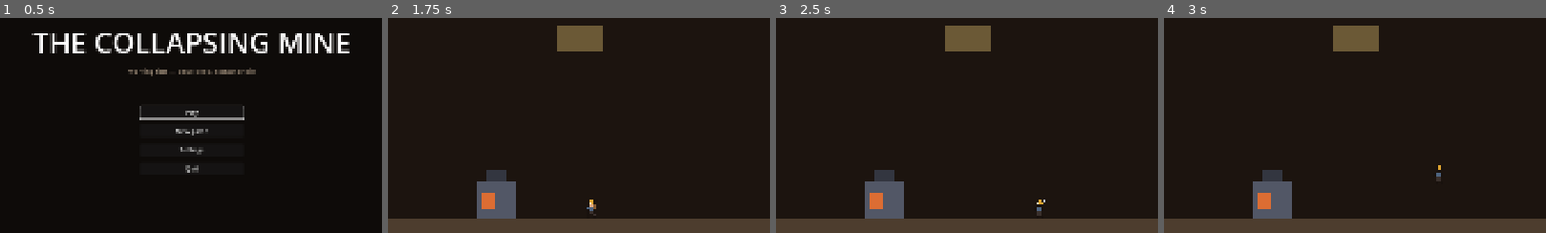
Above: before the commit, frames 1-4 (left to right).
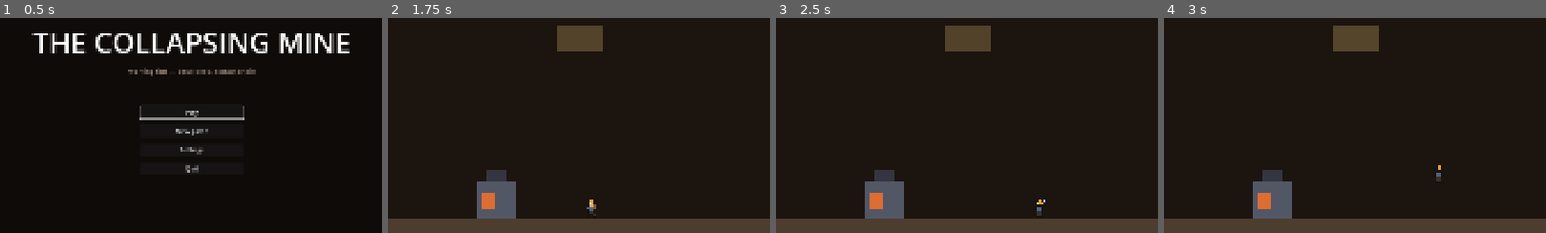
Above: after the commit, the same moments.

Repository: dlepi24/dungeon-delve
Game: Godot game, scene res://src/main/main.tscn
Two runs of this game, one before a commit and one after it. Both use one fixed random seed, a clock stepped at 60 frames per second and the inputs below.
Inputs (mouse positions are % of the whole screen's width and height, from its top left):
- Up to frame 1 (0.5 s): no input
- Up to frame 2 (1.75 s): click "Play" at 0.5 s; tap Enter (ui_accept) at 1.25 s; move the mouse to (72, 45) at 1.27 s; hold D (move_right) from 1.28 s (still down); click (72, 45) at 1.35 s; tap Space (jump) at 1.52 s; right-click (72, 45) at 1.55 s
- Up to frame 3 (2.5 s): tap Space (jump) at 1.82 s; release D (move_right) at 2 s; drag from (30, 55) to (56, 65) at 2.02 s
- Up to frame 4 (3 s): move the mouse to (60, 28) at 2.77 s; hold D (move_right) from 2.78 s (still down); hold Space (jump) from 2.78 s (still down); tap Shift (roll) at 2.85 s; click (60, 28) at 2.92 s
The pictures show only the part of the screen within x 25-75%, y 26-76%; the shares and areas given below are measured in that part.

Frame 1 is identical in both runs. In frame 2, 1.4% of the frame differs, in the area x 44-57%, y 3-16%; in frame 3, 1.4%; in frame 4, less than 0.1%.

Commit message:
Juice pass: pad rumble, room-entry fades, dust motes, lantern flicker
Haptics mirror the hitstop ladder — a landed hit taps the weak motor, a
riposte thumps, taking damage leans on the heavy motor, dying is the
big one, and a boss engaging growls. Every room entry fades in from
black so descending reads as arriving somewhere. Dust motes ride the
delve camera, and the hub lantern breathes on two incommensurate sines
so it reads as flame, not a metronome.

Co-Authored-By: Claude Fable 5 <noreply@anthropic.com>

Diff:
--- a/src/enemies/enemy.gd
+++ b/src/enemies/enemy.gd
@@ -129,6 +129,7 @@
 				if stats.is_boss and not _boss_announced:
 					_boss_announced = true
 					Events.boss_engaged.emit(self)
+					Rumble.boss()
 		State.CHASE:
 			_chase(delta)
 			var attack: EnemyAttackData = _pick_attack()
--- a/src/hub/hub.gd
+++ b/src/hub/hub.gd
@@ -25,6 +25,14 @@
 @onready var _blacksmith_panel: CanvasLayer = $BlacksmithPanel
 @onready var _prompt: Label = $HubHud/Prompt
 @onready var _banked_label: Label = $HubHud/Banked
+@onready var _lantern: ColorRect = $Lantern
+
+
+## Visual only: the lantern breathes. Two incommensurate sines read as flame
+## rather than as a metronome.
+func _process(_delta: float) -> void:
+	var t: float = float(Time.get_ticks_msec()) / 1000.0
+	_lantern.modulate.a = 0.82 + 0.1 * sin(t * 9.0) + 0.08 * sin(t * 23.7)
 
 
 func _ready() -> void:
--- a/src/player/player.gd
+++ b/src/player/player.gd
@@ -252,6 +252,7 @@
 
 	Hitstop.request(hitstop_hurt_frames)
 	_juice.flash()
+	Rumble.hurt()
 	var taken: float = hitbox.damage * incoming_multiplier()
 	health = maxf(0.0, health - taken)
 	Events.player_hurt.emit(taken)
@@ -518,6 +519,7 @@
 	_death_handoff_tick = _tick + ms_to_ticks(death_beat_ms)
 	Sfx.play(Sfx.HURT, 0.7, 4.0)
 	_juice.punch(Vector2(1.6, 0.4))
+	Rumble.death()
 
 
 ## Full reset for a fresh run: health, riposte, death state. Called when a run
@@ -560,11 +562,16 @@
 func _on_hit_landed(_damage: float, was_riposte: bool) -> void:
 	Hitstop.request(hitstop_parry_frames if was_riposte else hitstop_hit_frames)
 	_juice.punch(attack_punch)
+	if was_riposte:
+		Rumble.riposte()
+	else:
+		Rumble.hit()
 
 
 func _on_parry_succeeded() -> void:
 	Hitstop.request(hitstop_parry_frames)
 	_juice.flash()
+	Rumble.parry()
 
 
 ## Squash on touchdown, stretch on take-off. Requested from physics, animated in
--- a/src/rooms/delve_run.tscn
+++ b/src/rooms/delve_run.tscn
@@ -14,6 +14,7 @@
 [ext_resource type="PackedScene" path="res://src/rooms/extract_prompt.tscn" id="21_prompt"]
 [ext_resource type="PackedScene" path="res://src/rooms/result_screen.tscn" id="22_result"]
 [ext_resource type="PackedScene" path="res://src/rooms/door_choice.tscn" id="25_doors"]
+[ext_resource type="Script" path="res://src/ui/transition_fade.gd" id="26_fade"]
 
 [node name="DelveRun" type="Node2D"]
 
@@ -38,6 +39,26 @@
 script = ExtResource("3_cam")
 target = NodePath("../Player")
 
+; Ambient dust motes riding the camera — the air down here has weight.
+[node name="Dust" type="CPUParticles2D" parent="Camera2D"]
+amount = 36
+lifetime = 7.0
+preprocess = 7.0
+local_coords = true
+emission_shape = 3
+emission_rect_extents = Vector2(980, 360)
+direction = Vector2(-1, 0)
+spread = 35.0
+gravity = Vector2(0, 1)
+initial_velocity_min = 4.0
+initial_velocity_max = 14.0
+scale_amount_min = 1.5
+scale_amount_max = 3.0
+color = Color(0.95, 0.88, 0.7, 0.1)
+
+[node name="TransitionFade" type="CanvasLayer" parent="."]
+script = ExtResource("26_fade")
+
 [node name="DebugOverlay" parent="." instance=ExtResource("4_overlay") node_paths=PackedStringArray("player")]
 player = NodePath("../Player")
 
--- /dev/null
+++ b/src/systems/rumble.gd
@@ -0,0 +1,40 @@
+class_name Rumble
+extends RefCounted
+## Pad haptics, one verb per combat beat. Static helpers like Cursor — no
+## autoload, no state, headless-guarded.
+##
+## The mix mirrors the hitstop ladder: a normal hit is a tap, a riposte is a
+## thump, taking damage leans on the heavy motor, dying is the big one. Weak
+## motor = high-frequency buzz (impacts you deal), strong motor = low rumble
+## (things done to you). No-ops with no pad connected.
+
+
+static func _buzz(weak: float, strong: float, duration: float) -> void:
+	if DisplayServer.get_name() == "headless":
+		return
+	for device: int in Input.get_connected_joypads():
+		Input.start_joy_vibration(device, weak, strong, duration)
+
+
+static func hit() -> void:
+	_buzz(0.4, 0.0, 0.1)
+
+
+static func riposte() -> void:
+	_buzz(0.8, 0.4, 0.2)
+
+
+static func parry() -> void:
+	_buzz(0.9, 0.2, 0.12)
+
+
+static func hurt() -> void:
+	_buzz(0.2, 0.7, 0.2)
+
+
+static func death() -> void:
+	_buzz(1.0, 1.0, 0.6)
+
+
+static func boss() -> void:
+	_buzz(0.2, 0.6, 0.5)
--- /dev/null
+++ b/src/ui/transition_fade.gd
@@ -0,0 +1,32 @@
+extends CanvasLayer
+## A short black fade-in on every room entry, so moving deeper reads as
+## ARRIVING somewhere rather than the level teleporting around you.
+##
+## Listens to the Events bus; nothing needs a reference to it. Visual only —
+## the fade never blocks input or delays the room being live underneath it.
+
+## Seconds from black to clear.
+@export var fade_time: float = 0.35
+
+var _alpha: float = 0.0
+var _rect: ColorRect
+
+
+func _ready() -> void:
+	layer = 30
+	_rect = ColorRect.new()
+	_rect.color = Color.BLACK
+	_rect.anchors_preset = Control.PRESET_FULL_RECT
+	_rect.anchor_right = 1.0
+	_rect.anchor_bottom = 1.0
+	_rect.mouse_filter = Control.MOUSE_FILTER_IGNORE
+	add_child(_rect)
+	Events.room_entered.connect(func(_i: int, _id: String) -> void: _alpha = 1.0)
+	Events.run_started.connect(func(_seed: int) -> void: _alpha = 1.0)
+
+
+func _process(delta: float) -> void:
+	# Draw, THEN decay — the other order eats the effect on a long frame.
+	_rect.visible = _alpha > 0.01
+	_rect.modulate.a = _alpha
+	_alpha = move_toward(_alpha, 0.0, delta / maxf(0.05, fade_time))
Not shown: 1 places in src/rooms/delve_run.tscn that only renumber resources
Not shown, added: src/systems/rumble.gd.uid
Not shown, added: src/ui/transition_fade.gd.uid
